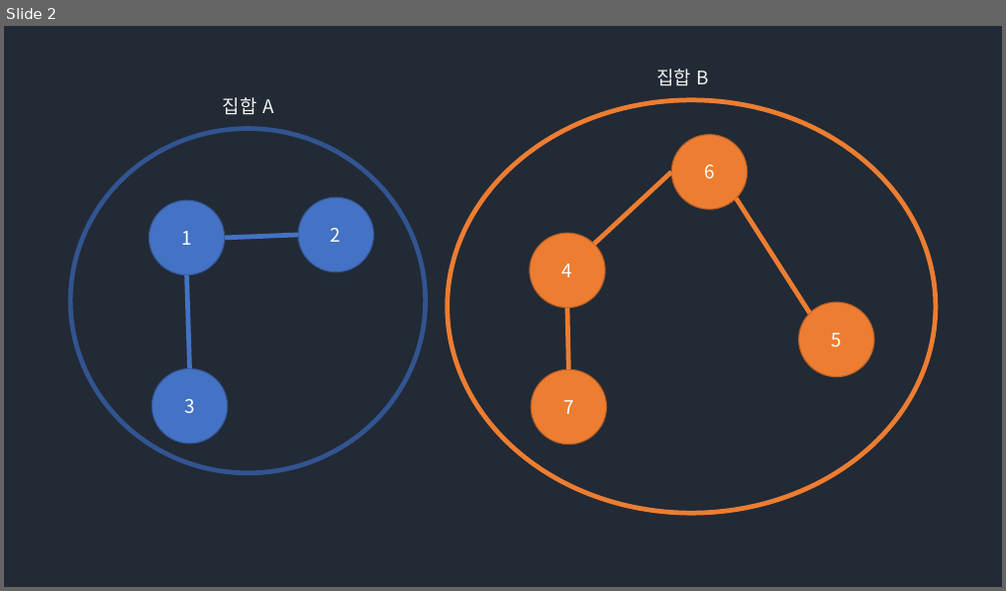
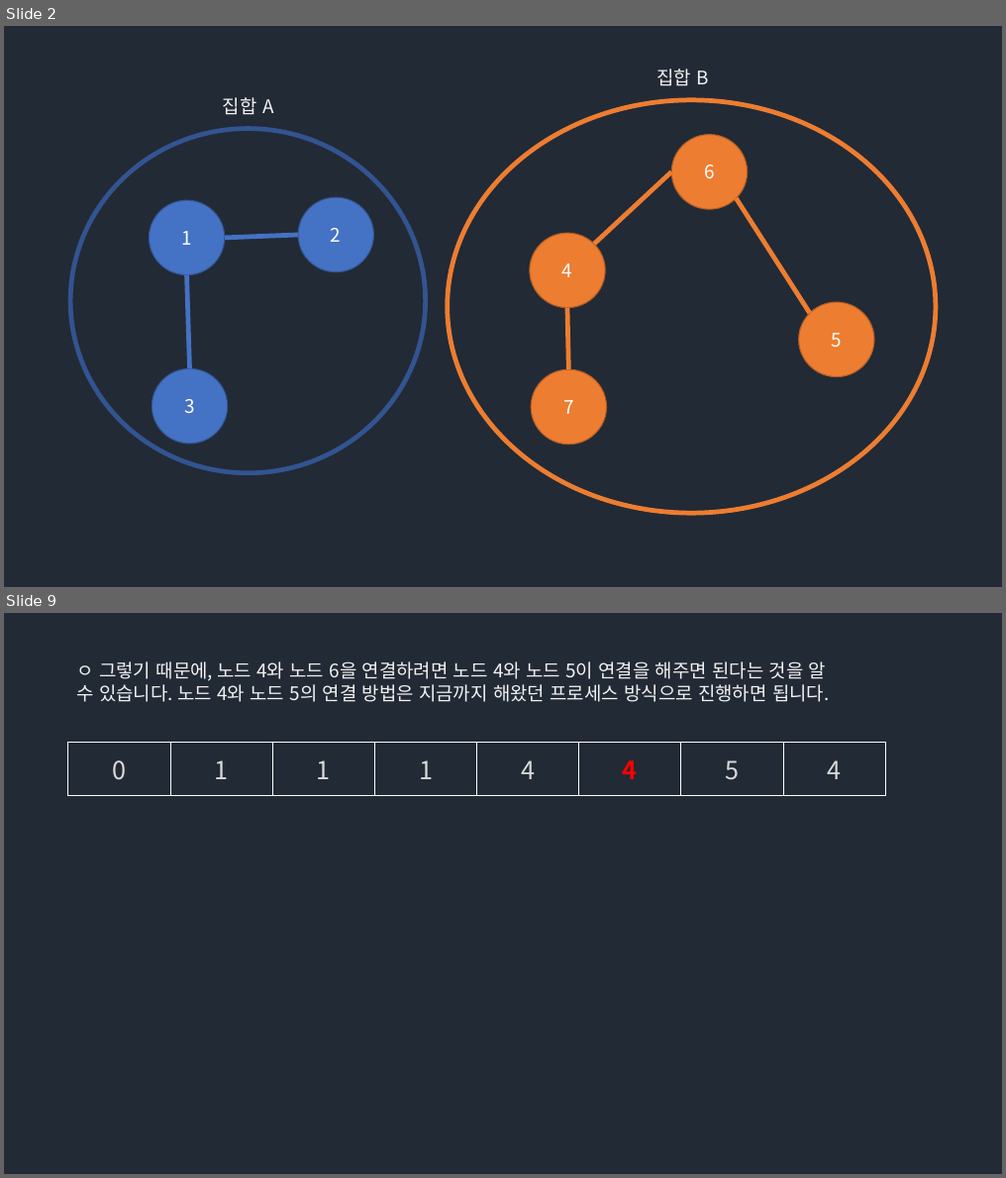
Before and after one commit to Groot-Space/Groot-space.github.io, a slide deck: assets/images/UNION_FIND.pptx. Shown one above the other, each under a label of ours: slide 2 before the commit, slides 2 and 9 after it; the slides between them are not shown. The pictures are 1006x591 and 1006x1178 pixels, drawn with LibreOffice and Linux fonts; fonts in the diff are those of the drawing. Boxes give left, top, right and bottom in pixels: in the first picture for what was removed or moved away, otherwise in the second. Text is boxed around its words. In the diff, an @@ line names an element or a change of style, - is before the commit and + after.

```diff
--- a/assets/images/UNION_FIND.pptx
+++ b/assets/images/UNION_FIND.pptx
@@ slide 9 added at (4, 613, 1002, 1174), background #222A35 @@
@@ text added at (77, 662, 829, 702), 18 pt, text #F2F2F2 @@
+ㅇ 그렇기 때문에, 노드 4와 노드 6을 연결하려면 노드 4와 노드 5이 연결을 해주면 된다는 것을 알 수 있습니다. 노드 4와 노드 5의 연결 방법은 지금까지 해왔던 프로세스 방식으로 진행하면 됩니다.
@@ table added at (68, 743, 883, 796), 1 rows, 8 columns @@
+0 | 1 | 1 | 1 | 4 | 4 | 5 | 4
```
Also in this commit, not shown: 7 other slides added, 1 slide removed, 10 other files.
